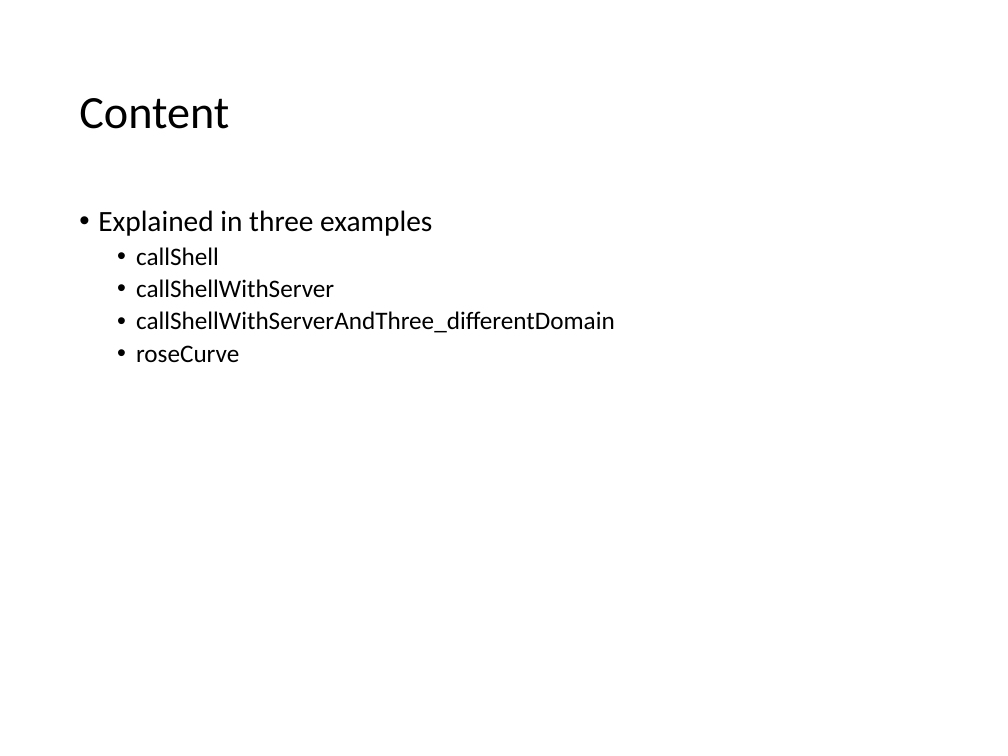
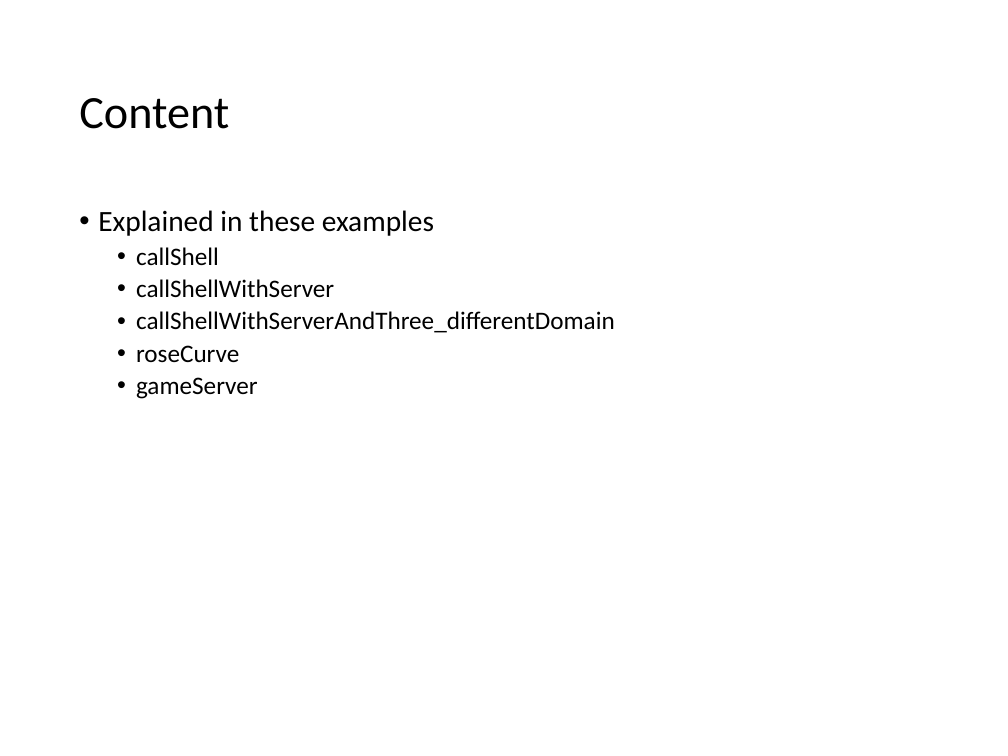
Before and after one commit to jyunming-chen/node-study, a slide deck: slide 3 of study.pptx. Drawn at 1008x756 pixels with LibreOffice and Linux fonts; fonts in the diff are those of the drawing. Boxes give left, top, right and bottom in pixels: in the first picture for what was removed or moved away, otherwise in the second. Text is boxed around its words. In the diff, an @@ line names an element or a change of style, - is before the commit and + after.

```diff
--- a/study.pptx
+++ b/study.pptx
@@ text at box(98, 210, 434, 236): text changed @@
-• Explained in three examples
+• Explained in these examples
@@ text at box(136, 377, 258, 399): paragraph added @@
+  • gameServer
```
Also in this commit, not shown: 4 other slides changed, 3 slides added, 9 slides removed, 11 other files.
